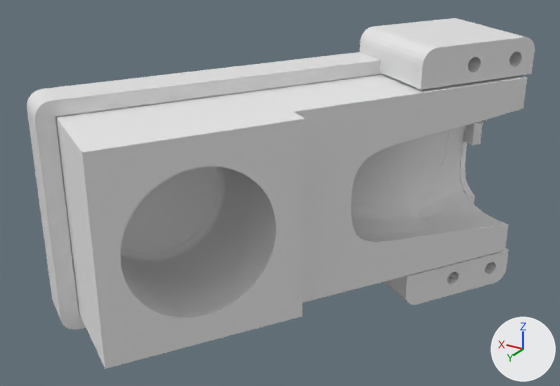
What one commit did to the Blender file BlenderFiles/RightHand/BrunelRightThumb.blend.
One viewpoint serves both versions: a 50 mm camera at (-30.7, 180.3, 59.6) aimed at (41.7, 59.7, -0.7). Every picture has the same lights, and +X, +Y and +Z are marked at lower right. The same objects are shown in both versions, whatever each file hides.

Names of what the first picture shows: 'MOULD', 'MOULD Base'.
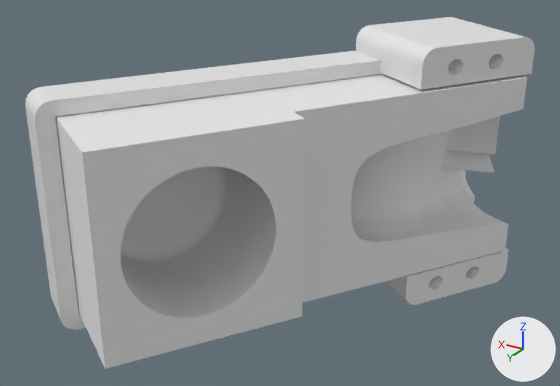
ob_mould_boolean_m2_clamp_fixings is not drawn itself; it is used by a modifier of ob_plane_005, ob_mould_clamping_points, ob_plane_003.

The edits, one by one:
me_cylinder_008 has 512 vertices, 392 faces and spans x -203.0..2.0, y -65.0..64.0, z -5.0..17.0.
me_cylinder_008 is used by ob_mould_boolean_m2_clamp_fixings; location (16.03, 41.03, 24.0); rotation (-1.571, -1.168, 0.994), in degrees (-90, -67, 57); scale (0.25, 0.25, 1.0).
me_cylinder_008 part 1: the loose piece of 128 vertices spanning x -18.0..2.0, y -28.0..-8.0, z -5.0..17.0 is scaled about its middle by (1, 1, 1.14), then moved by (-3.0, -6.0, -2.0).
me_cylinder_008 part 2: the loose piece of 128 vertices spanning x -187.0..-167.0, y 44.0..64.0, z -5.0..17.0 is scaled about its middle by (1, 1, 1.14), then moved by (-3.0, -6.0, -2.0).
me_cylinder_008 part 3: the loose piece of 128 vertices spanning x -34.0..-14.0, y -65.0..-45.0, z -5.0..17.0 is moved by (0.0, 0.0, 3.0).
me_cylinder_008 part 4: the loose piece of 128 vertices spanning x -203.0..-183.0, y 7.0..27.0, z -5.0..17.0 is moved by (0.0, 0.0, 3.0).
me_plane_021 has 16 vertices, 12 faces and spans x -23.1..3.5, y -17.5..4.3, z -27.1..27.1.
me_plane_021 is used by ob_mould_clamping_points; location (31.47, 35.11, 1.0); rotation (3.142, 0.0, 0.994), in degrees (180, 0, 57).
me_plane_021 part 5: the whole mesh is scaled about its middle by (1, 1.07, 1), then moved by (0.0, 0.8, 0.0).
me_plane_012 has 8 vertices, 6 faces and spans x -54.0..40.6, y -22.1..22.1, z -7.0..1.0.
me_plane_012 is used by ob_mould_base; location (50.5, 58.4, 1.0); rotation (1.571, 0.0, 0.994), in degrees (90, 0, 57).
me_plane_012 part 6: the whole mesh is scaled about its middle by (1, 1, 1.19), then moved by (0.0, 0.0, 0.7).
Mesh me_thumb is new.
It has 91 vertices, 90 faces and spans x -13.4..15.8, y -13.4..41.1, z -75.7..8.0.
Faces by material slot: [34, 56].
It uses material mat_urethane (dark grey #474747).
It uses material mat_pla_white (white #e7e7e7).
Object 'MOULD BOOLEAN M2 Clamp Fixings' (ob_mould_boolean_m2_clamp_fixings) moves from (16.03, 41.03, 24.0) to (14.58, 47.94, 24.0).
Object 'MOULD BOOLEAN M2 Clamp Fixings' (ob_mould_boolean_m2_clamp_fixings) turns from (-90, -67, 57) to (-90, -67, 87) degrees about x, y and z.
Object 'MOULD' (ob_mould) has a BOOLEAN modifier named 'Boolean.MOULD BOOLEAN Thumb'.
On modifier 'Boolean.MOULD BOOLEAN Thumb' of object 'MOULD' (ob_mould), object goes from ob_mould_boolean_thumb to ob_mould_thumb_v2.
Object 'MOULD' (ob_mould) has a BOOLEAN modifier named 'Boolean.MOULD BOOLEAN Plunger'.
Modifier setting removed (it was solver = 'FLOAT').
Object 'MOULD' (ob_mould) loses its BOOLEAN modifier named 'Boolean.MOULD Plug'.
Modifier setting removed (it was object = ob_target_thumb).
Object 'MOULD Thumb V2' (ob_mould_thumb_v2) is new; it shows me_thumb.
Its location is (-8.096, 5.418, 1.957).
Its rotation in degrees is (105, 90, 0).
It gains a SUBSURF modifier named 'Subsurf'.
Modifier setting: levels = 3.
It gains a BOOLEAN modifier named 'Boolean.001.BOOLEAN Thumb Ligament Clamp'.
Modifier setting: object = ob_boolean_thumb_ligament_clamp.
Modifier setting: solver = 'FLOAT'.
It is now shown.

Where the change shows, as pixel boxes (x1, y1, x2, y2) in the pictures (560 x 386 px; the box of a moved part takes in the faces that stretch with it):
'MOULD', modifiers changed: (55, 74, 527, 369) in both
'MOULD Base', reshaped, mesh rescaled, moved, turned: before (27, 18, 535, 330); after (25, 17, 535, 330)
part 1 of me_cylinder_008, moved or reshaped: before (468, 57, 481, 72); after (448, 59, 463, 75)
part 2 of me_cylinder_008, moved or reshaped: before (447, 272, 459, 284); after (429, 276, 443, 289)
part 3 of me_cylinder_008, moved or reshaped: before (509, 52, 522, 67); after (489, 54, 503, 70)
part 4 of me_cylinder_008, moved or reshaped: before (485, 262, 496, 274); after (466, 267, 479, 279)
part 5 of me_plane_021, moved or reshaped: before (360, 18, 528, 301); after (356, 17, 528, 301)
part 6 of me_plane_012, moved or reshaped: before (27, 52, 379, 320); after (25, 51, 379, 320)
